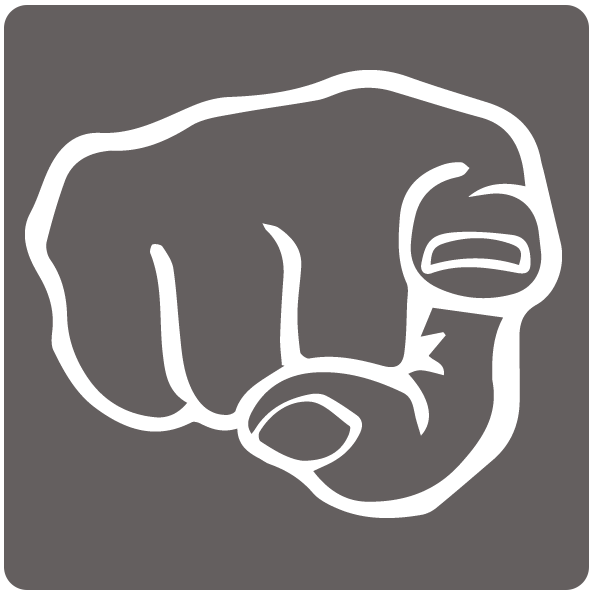
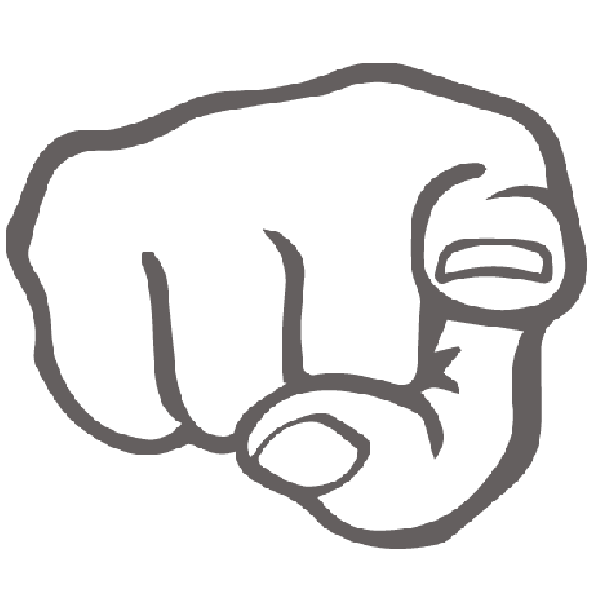
The second 593 × 593 image is a revision of the first. Changes to its layers:
painted on "Layer 0" over (6, 63, 587, 549)
hid "Rounded Rectangle 1", painted on it over (4, 5, 589, 590)
